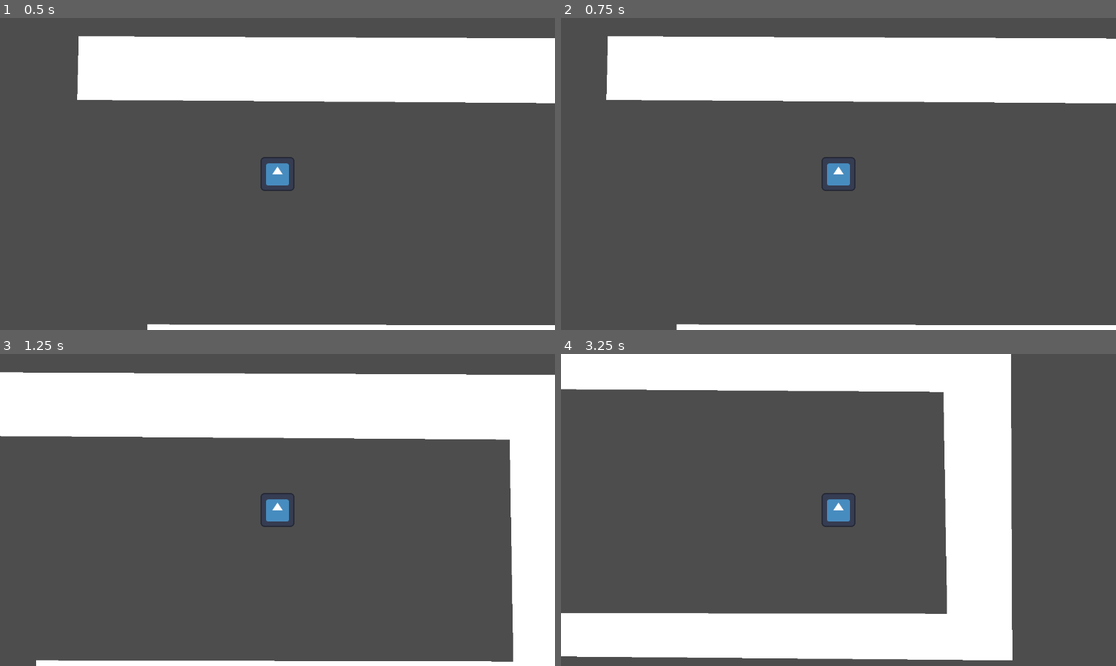
Above: before the commit, frames 1-4 (two rows, left to right).
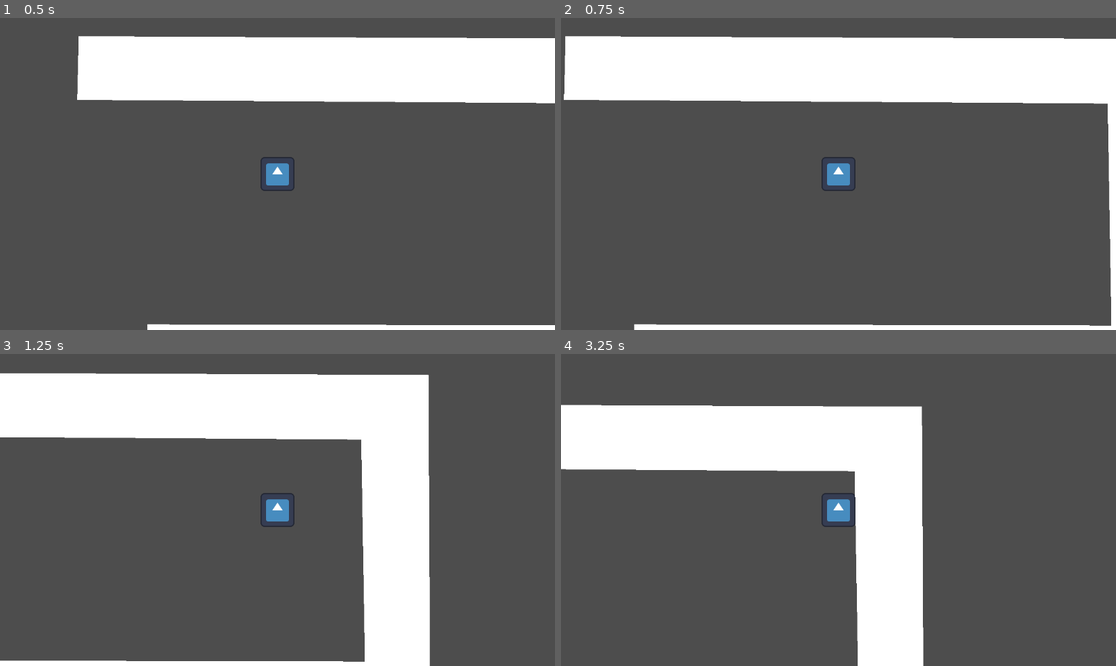
Above: after the commit, the same moments.

Repository: Marcopole11/minijam178
Game: Godot game, scene res://mundo.tscn
The game is run twice, just before and just after one commit, with the same random seed, the same clock (stepped at 60 frames per second) and the same inputs. The engine's default icon, where the game draws it, is replaced by a stand-in: a white triangle on a blue panel in a dark square.
Inputs:
- Up to frame 1 (0.5 s): no input
- Up to frame 2 (0.75 s): tap Enter at 0.5 s; hold D (move_right) from 0.53 s (still down)
- Up to frame 3 (1.25 s): keep holding D (move_right)
- Up to frame 4 (3.25 s): release D (move_right) at 1.28 s; hold S (move_down) 1.28-2.03 s; hold D (move_right) 2.03-2.78 s; hold W (move_up) from 2.78 s (still down)

Frame 1 is identical in both runs. In frame 2, 2.9% of the frame differs, in the area x 0-100%, y 5-100%; in frame 3, 20%; in frame 4, 48%, in the area x 0-82%, y 0-100%.

Commit message:
Arreglito jiji

Diff:
--- a/minijam178/mundo.tscn
+++ b/minijam178/mundo.tscn
@@ -4,8 +4,7 @@
 
 [node name="Node2D" type="Node2D"]
 
-[node name="PERSONAJE" parent="." instance=ExtResource("1_4w6mk")]
-SPEED = 300.0
+[node name="Player" parent="." instance=ExtResource("1_4w6mk")]
 
 [node name="Polygon2D" type="StaticBody2D" parent="."]
 position = Vector2(10, 13)
